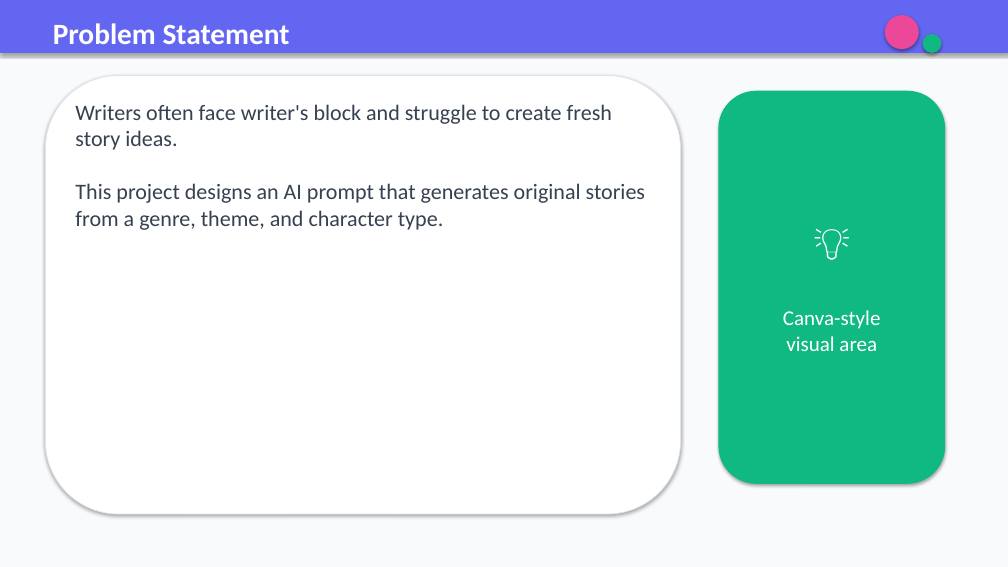
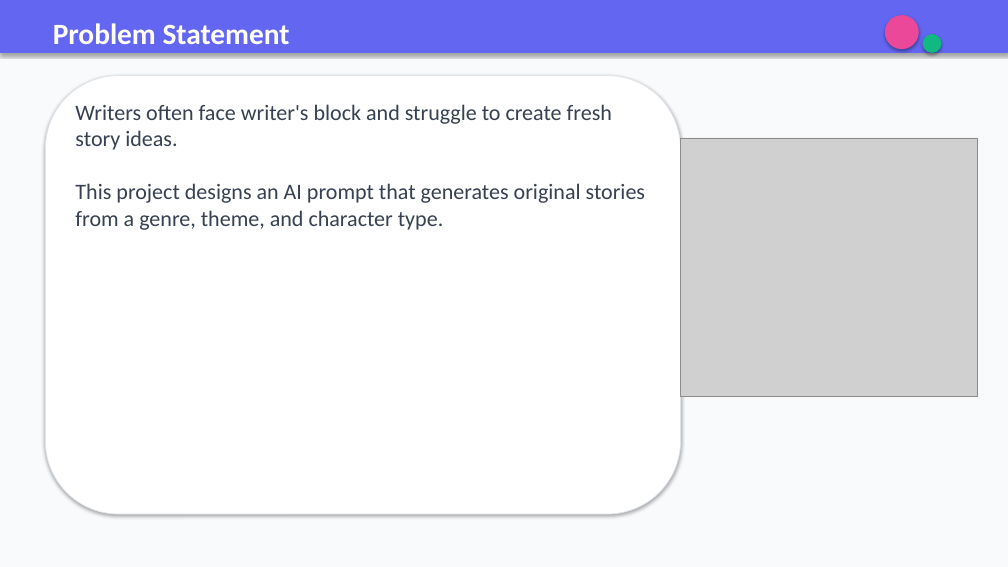
Before and after one commit to vaishnavipanchal9/story-Idea-Generator., a slide deck: slide 2 of stry prompt vp.pptx. Drawn at 1008x567 pixels with LibreOffice and Linux fonts; fonts in the diff are those of the drawing; grey boxes stand for pictures. Boxes give left, top, right and bottom in pixels: in the first picture for what was removed or moved away, otherwise in the second. Text is boxed around its words. In the diff, an @@ line names an element or a change of style, - is before the commit and + after.

```diff
--- a/stry prompt vp.pptx
+++ b/stry prompt vp.pptx
@@ rounded rectangle removed at box(718, 91, 945, 484) @@
-💡
-Canva-style
-visual area
@@ picture added at box(681, 138, 978, 396) @@
```
Also in this commit, not shown: 6 other slides changed, 1 slide added.
